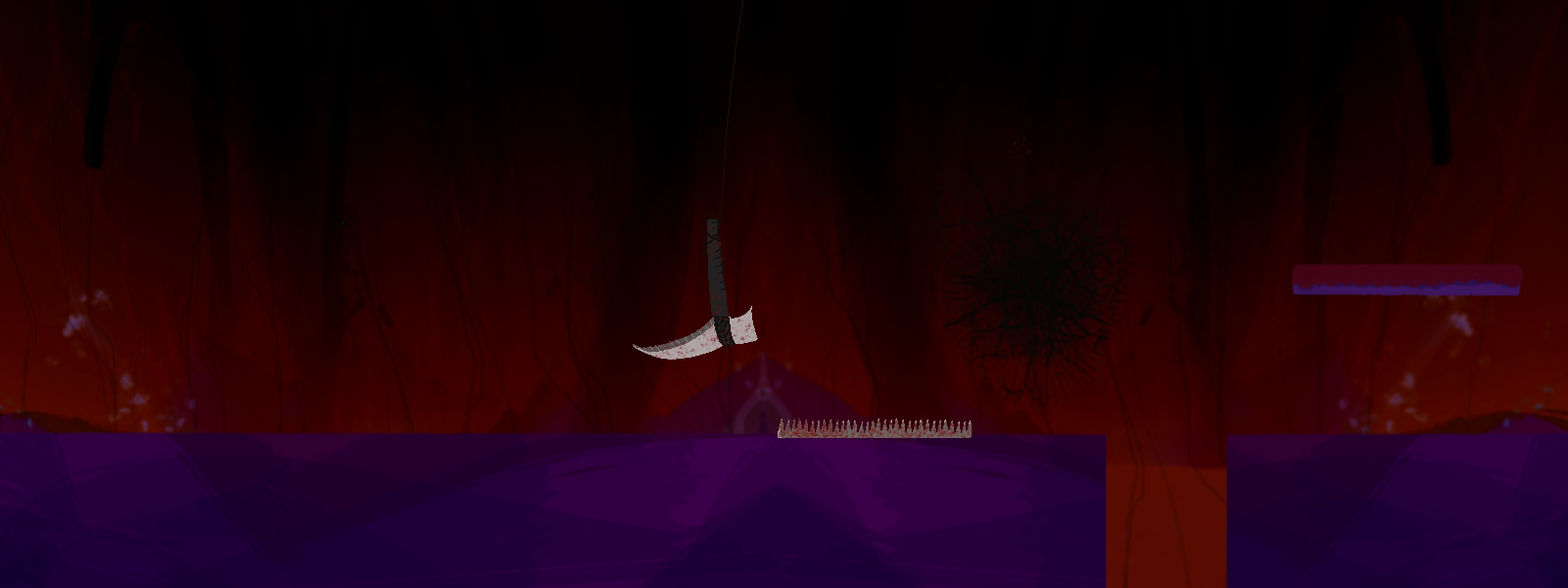
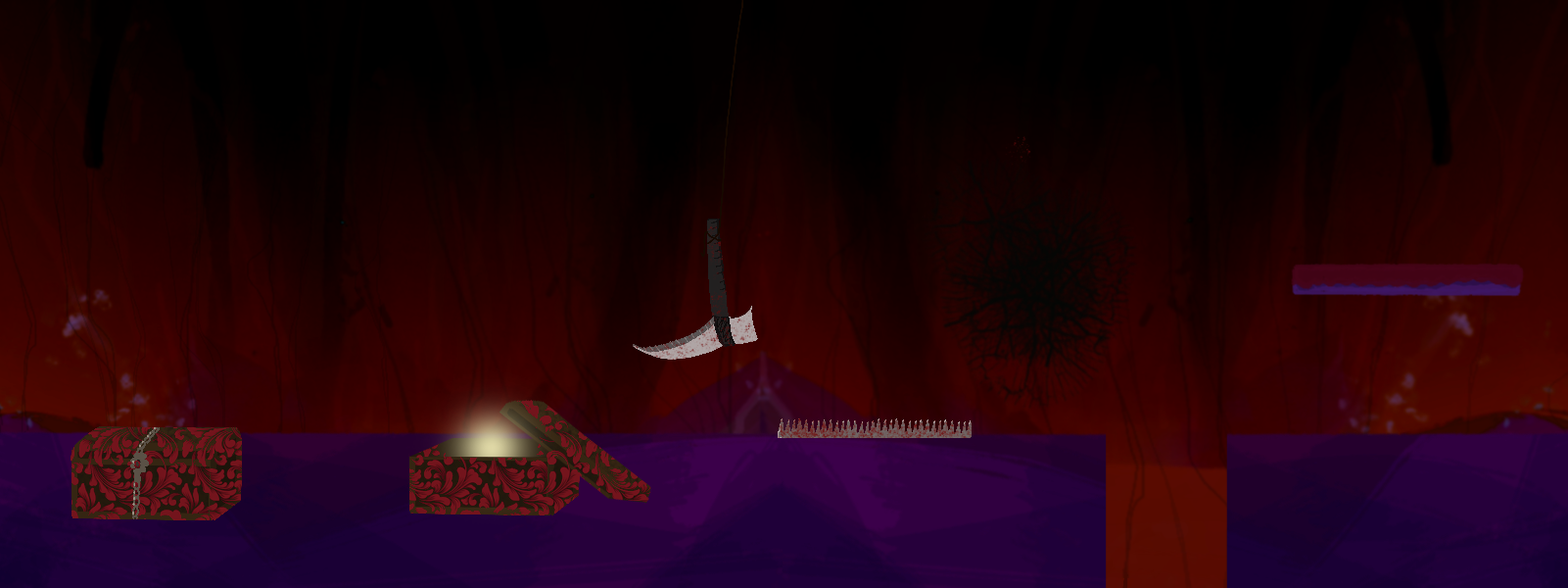
Layered file, before and after one edit (1568 × 588). Changes by layer:
added layer "Warstwa 12" above "Warstwa 12 kopia" over [408, 378, 652, 519]
added layer "Warstwa 12 kopia" above "Warstwa 5" over [70, 426, 242, 522]
